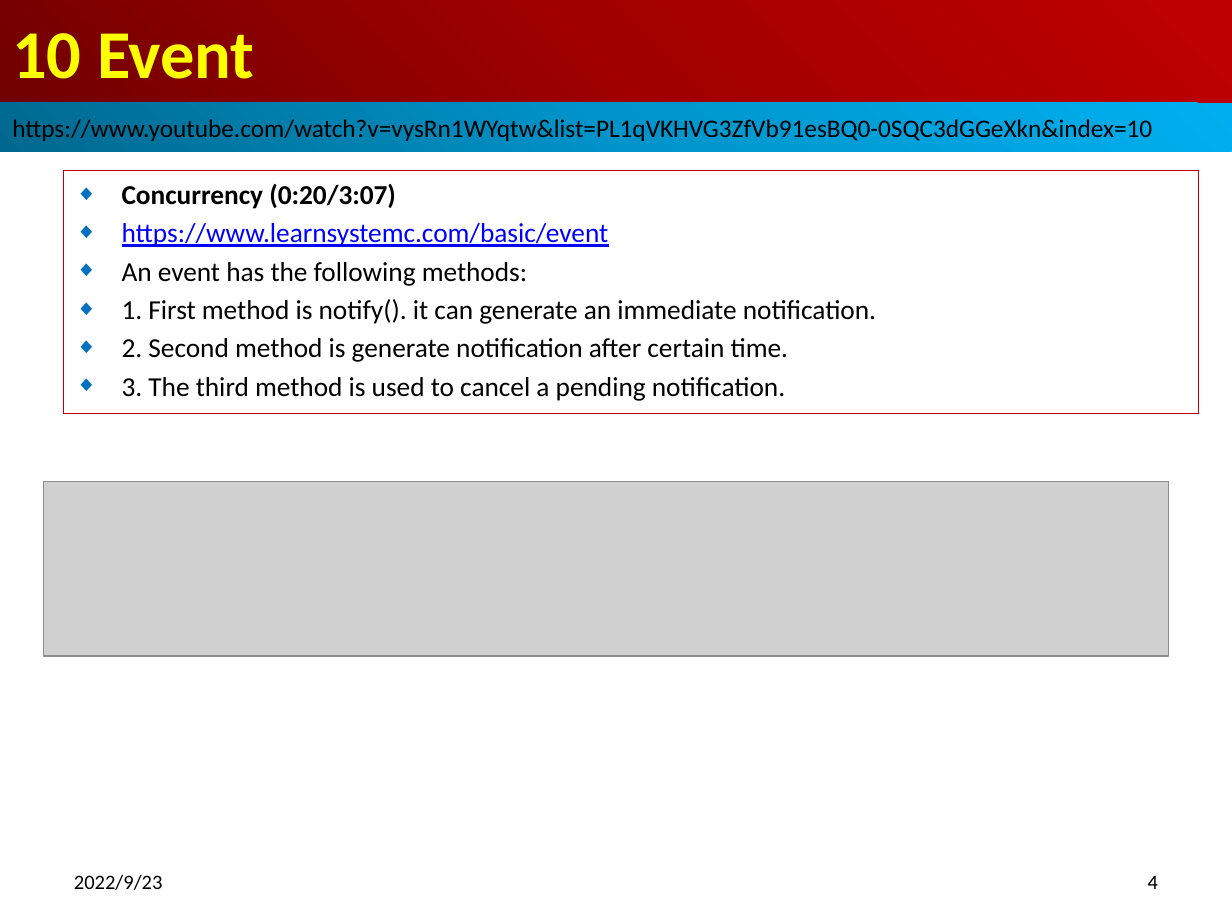
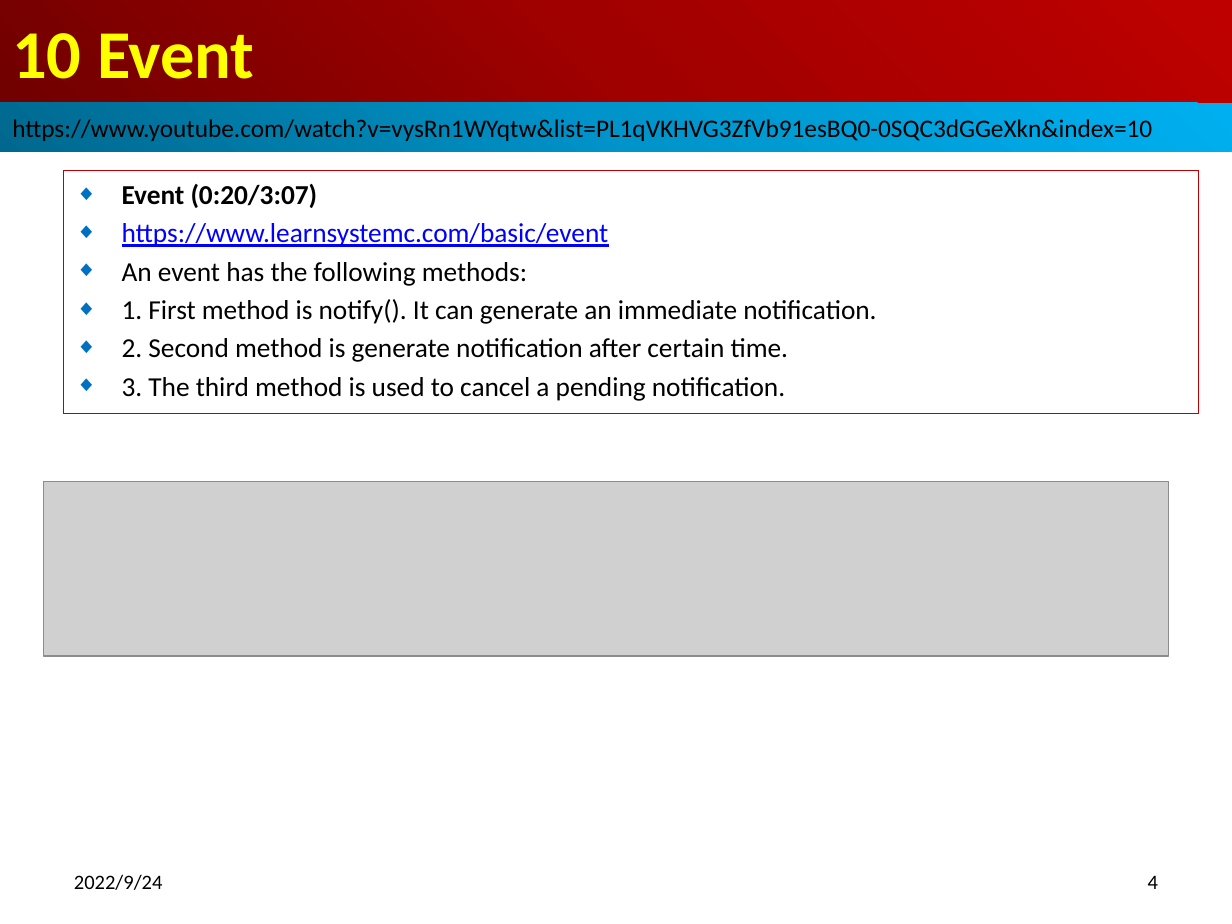
Before and after one commit to peterhchen/018_SystemC, a slide deck: slide 4 of 10_Event.pptx. Drawn at 1232x924 pixels with LibreOffice and Linux fonts; fonts in the diff are those of the drawing; grey boxes stand for pictures. Boxes give left, top, right and bottom in pixels: in the first picture for what was removed or moved away, otherwise in the second. Text is boxed around its words. In the diff, an @@ line names an element or a change of style, - is before the commit and + after.

```diff
--- a/10_Event.pptx
+++ b/10_Event.pptx
@@ subtitle at <box>122,184,318,208</box>: text changed @@
-◆ Concurrency (0:20/3:07)
+◆ Event (0:20/3:07)
@@ subtitle at <box>122,299,876,324</box>: text changed @@
-◆ 1. First method is notify(). it can generate an immediate notification.
+◆ 1. First method is notify(). It can generate an immediate notification.
@@ text at <box>74,874,163,890</box>: text changed @@
-2022/9/23
+2022/9/24
```
Also in this commit, not shown: 7 other slides changed, 3 other files.
